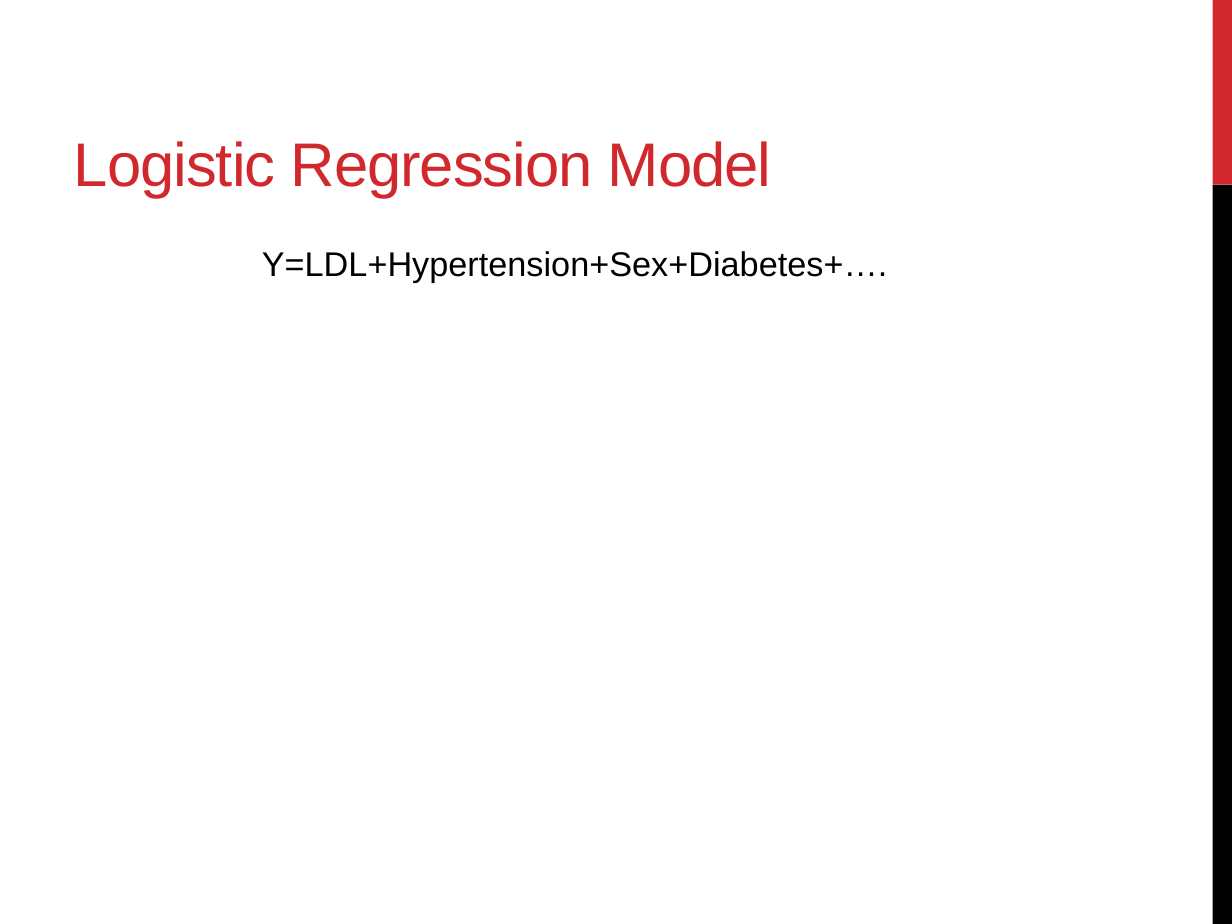
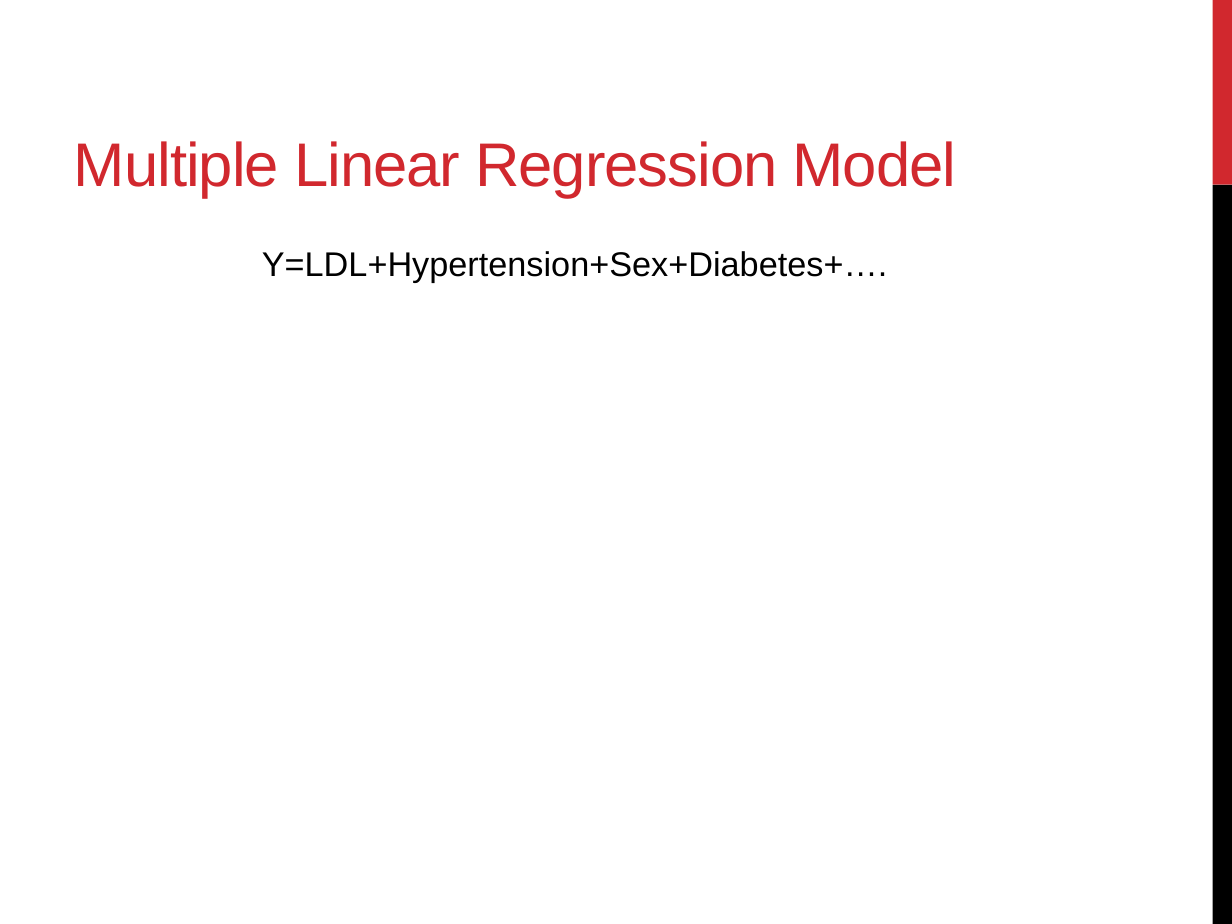
Before and after one commit to hertlen/bdsi16ehr, a slide deck: slide 4 of CKD.pptx. Drawn at 1232x924 pixels with LibreOffice and Linux fonts; fonts in the diff are those of the drawing. Boxes give left, top, right and bottom in pixels: in the first picture for what was removed or moved away, otherwise in the second. Text is boxed around its words. In the diff, an @@ line names an element or a change of style, - is before the commit and + after.

```diff
--- a/CKD.pptx
+++ b/CKD.pptx
@@ title at (x1=74, y1=141, x2=957, y2=198): text changed @@
-Logistic Regression Model
+Multiple Linear Regression Model
```
